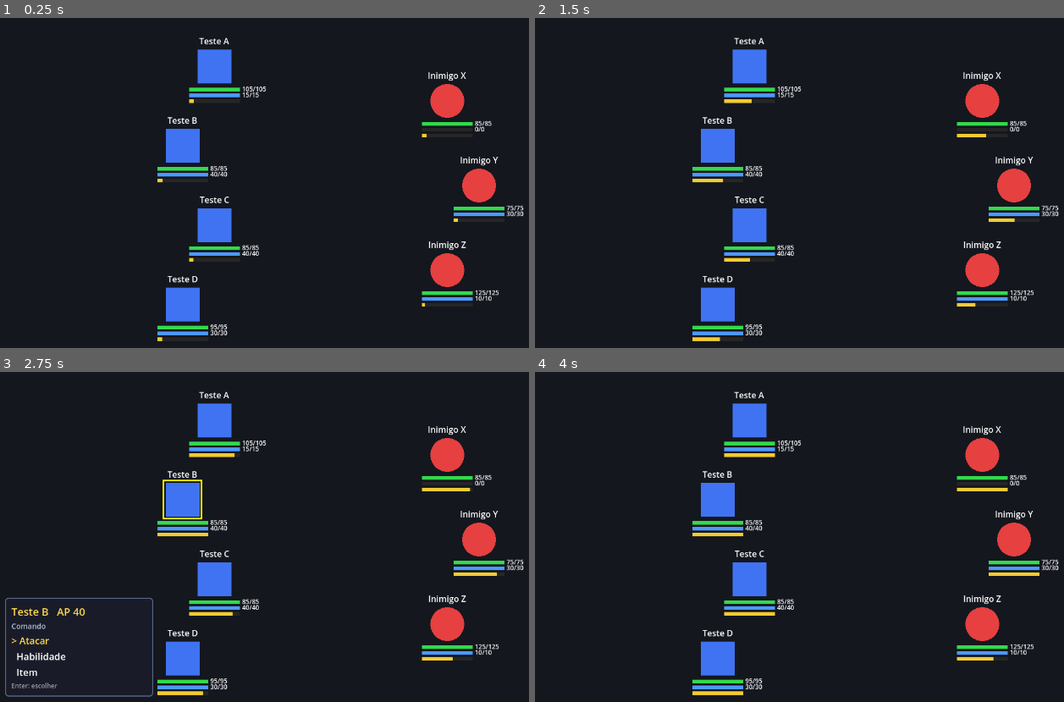
Above: before the commit, frames 1-4 (two rows, left to right).
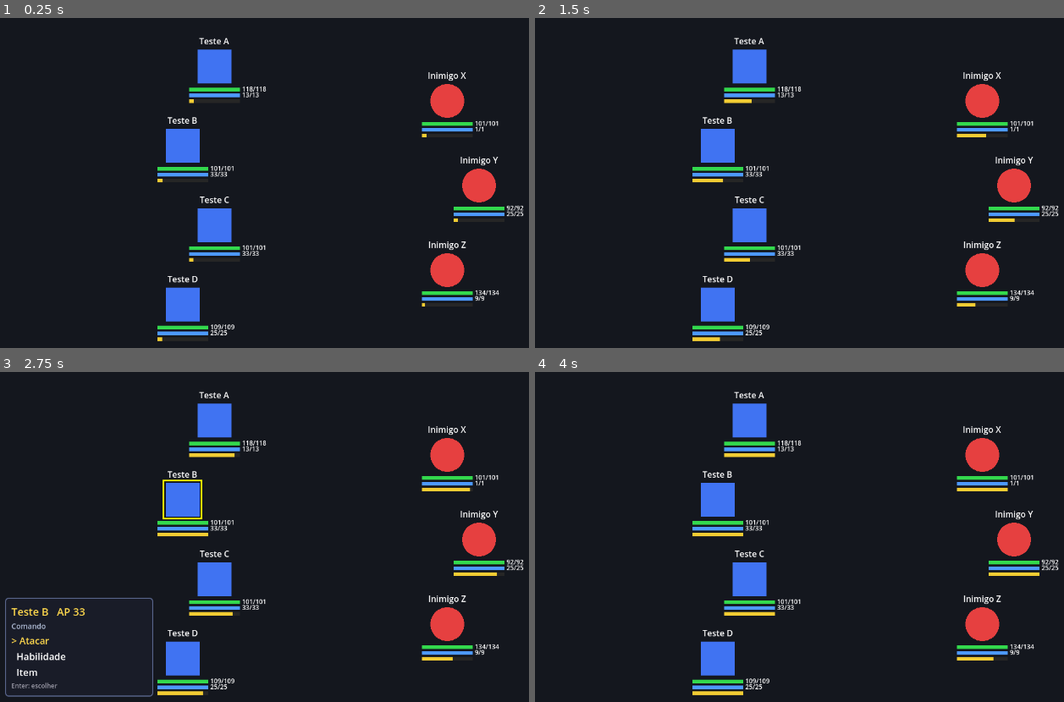
Above: after the commit, the same moments.

Repository: alexzjss/vat
Game: Godot game, scene res://battle/battle_scene.tscn
Two runs of this game, one before a commit and one after it. Both use one fixed random seed, a clock stepped at 60 frames per second and the inputs below. This scene is started directly instead of the project's main scene.
Inputs (mouse positions are in pixels of both pictures, inside the frame that each line leads up to):
- Up to frame 1 (0.25 s): no input
- Up to frame 2 (1.5 s): tap Enter (ui_accept) at 0.5, 0.77, 1.25 s; move the mouse to (1016, 166) at 0.52 s; hold Right (move_right) 0.53-1.25 s; hold Shift 0.53-1.25 s; click (1016, 166) at 0.67 s; drag from (730, 206) to (831, 262) at 1.27 s
- Up to frame 3 (2.75 s): tap Enter (ui_accept) at 2 s; move the mouse to (396, 454) at 2.02 s; hold Right (move_right) from 2.03 s (still down); tap Ctrl at 2.1 s
- Up to frame 4 (4 s): release Right (move_right) at 2.75 s; tap Enter (ui_accept) at 2.75, 3.5, 3.77 s; drag from (831, 616) to (661, 480) at 2.77 s; move the mouse to (outside the picture) at 3.52 s; hold Left (move_left) from 3.53 s (still down); tap Alt at 3.6 s

The runs differ from the first frame. In frame 1, 0.5% of the frame differs, in the area x 39-100%, y 20-97%; in frame 2, 0.5%; in frame 3, 0.5%, in the area x 13-100%, y 20-97%; in frame 4, 0.5%.

Commit message:
feat(core): formulas escolhidas como padrao do jogo
Co-Authored-By: Claude Opus 5.5 <noreply@anthropic.com>

Diff:
--- a/game/core/defs/balance_config.gd
+++ b/game/core/defs/balance_config.gd
@@ -40,43 +40,43 @@
 @export var battle_slide_time: float = 0.4
 
 # Modos de formula (M5a) - todos os coeficientes abaixo sao "valor de teste".
-@export var dr_mode: DrMode = DrMode.A
+@export var dr_mode: DrMode = DrMode.B
 @export var dr_band2_start: int = 20 # valor de teste (B)
 @export var dr_band3_start: int = 40 # valor de teste (B)
 @export var dr_band2_factor: float = 0.5 # valor de teste (B)
 @export var dr_band3_factor: float = 0.25 # valor de teste (B)
 @export var dr_smooth_limit: float = 60.0 # valor de teste (C)
 @export var dr_smooth_k: float = 30.0 # valor de teste (C)
-@export var hp_mode: HpMode = HpMode.A
+@export var hp_mode: HpMode = HpMode.B
 @export var hp_base: int = 30 # valor de teste (B, C)
 @export var hp_vit_a: int = 8 # valor de teste (B, C)
 @export var hp_lvl_b: int = 4 # valor de teste (B)
 @export var hp_vit_lvl_c: float = 0.4 # valor de teste (B)
 @export var hp_c_level_mult: float = 0.08 # valor de teste (C)
-@export var ap_mode: ApMode = ApMode.A
+@export var ap_mode: ApMode = ApMode.B
 @export var ap_aura_a: int = 4 # valor de teste (B, C)
 @export var ap_lvl_b: int = 1 # valor de teste (B)
 @export var ap_c_level_mult: float = 0.05 # valor de teste (C)
 @export var atb_mode: AtbMode = AtbMode.A
 @export var atb_turn_time: float = 4.0 # valor de teste (C)
 @export var atb_c_r: float = 20.0 # valor de teste (C)
-@export var dodge_mode: DodgeMode = DodgeMode.A
-@export var damage_mode: DamageMode = DamageMode.A
+@export var dodge_mode: DodgeMode = DodgeMode.B
+@export var damage_mode: DamageMode = DamageMode.B
 @export var dmg_ratio_k: float = 20.0 # valor de teste (B)
 @export var dmg_c_equip_factor: float = 1.0 # valor de teste (C)
-@export var variance_mode: VarianceMode = VarianceMode.A
+@export var variance_mode: VarianceMode = VarianceMode.B
 @export var variance_b: float = 0.06 # valor de teste (B)
 @export var variance_c: float = 0.12 # valor de teste (C)
-@export var xp_mode: XpMode = XpMode.A
+@export var xp_mode: XpMode = XpMode.C
 @export var xp_coef_b: int = 25 # valor de teste (B)
 @export var xp_coef_c: int = 15 # valor de teste (C)
 @export var xp_linear_c: int = 30 # valor de teste (C)
-@export var max_level: int = 0 # valor de teste (0 = sem limite; opcoes 50, 99)
+@export var max_level: int = 99 # valor de teste (0 = sem limite; opcoes 50, 99)
 @export var revive_mode: ReviveMode = ReviveMode.A
 @export var revive_b: float = 0.5 # valor de teste (B)
 @export var revive_c_flat: int = 10 # valor de teste (C)
 @export var revive_c_pct: float = 0.10 # valor de teste (C)
-@export var poison_mode: PoisonMode = PoisonMode.A
+@export var poison_mode: PoisonMode = PoisonMode.B
 @export var poison_pct: float = 0.06 # valor de teste (B, C)
 @export var duration_mode: DurationMode = DurationMode.A
 @export var duration_table: Dictionary[StringName, int] = {&"poison": 4, &"sleep": 2, &"paralysis": 2, &"haste": 4, &"slow": 3, &"barrier": 4, &"str_up": 3} # valor de teste (B)
--- a/game/data/test/balance.tres
+++ b/game/data/test/balance.tres
@@ -4,3 +4,15 @@
 
 [resource]
 script = ExtResource("1_r")
+dr_mode = 1
+hp_mode = 1
+ap_mode = 1
+atb_mode = 0
+damage_mode = 1
+variance_mode = 1
+dodge_mode = 1
+xp_mode = 2
+max_level = 99
+revive_mode = 0
+poison_mode = 1
+duration_mode = 0
--- a/game/tests/fixtures.gd
+++ b/game/tests/fixtures.gd
@@ -18,6 +18,18 @@
 	c.control_value_per_turn = 10
 	c.item_cast_time = 0.6
 	c.item_impact_time = 0.3
+	c.dr_mode = BalanceConfig.DrMode.A
+	c.hp_mode = BalanceConfig.HpMode.A
+	c.ap_mode = BalanceConfig.ApMode.A
+	c.atb_mode = BalanceConfig.AtbMode.A
+	c.damage_mode = BalanceConfig.DamageMode.A
+	c.variance_mode = BalanceConfig.VarianceMode.A
+	c.dodge_mode = BalanceConfig.DodgeMode.A
+	c.xp_mode = BalanceConfig.XpMode.A
+	c.max_level = 0
+	c.revive_mode = BalanceConfig.ReviveMode.A
+	c.poison_mode = BalanceConfig.PoisonMode.A
+	c.duration_mode = BalanceConfig.DurationMode.A
 	return c
 
 static func hit(potency: float, shape: AbilityDef.Shape = AbilityDef.Shape.SINGLE) -> AbilityDef:
--- /dev/null
+++ b/game/tests/test_chosen_formulas.gd
@@ -0,0 +1,36 @@
+extends GutTest
+
+func _assert_chosen(c: BalanceConfig) -> void:
+	assert_eq(c.dr_mode, BalanceConfig.DrMode.B)
+	assert_eq(c.hp_mode, BalanceConfig.HpMode.B)
+	assert_eq(c.ap_mode, BalanceConfig.ApMode.B)
+	assert_eq(c.atb_mode, BalanceConfig.AtbMode.A)
+	assert_eq(c.damage_mode, BalanceConfig.DamageMode.B)
+	assert_eq(c.variance_mode, BalanceConfig.VarianceMode.B)
+	assert_eq(c.dodge_mode, BalanceConfig.DodgeMode.B)
+	assert_eq(c.xp_mode, BalanceConfig.XpMode.C)
+	assert_eq(c.max_level, 99)
+	assert_eq(c.revive_mode, BalanceConfig.ReviveMode.A)
+	assert_eq(c.poison_mode, BalanceConfig.PoisonMode.B)
+	assert_eq(c.duration_mode, BalanceConfig.DurationMode.A)
+
+func test_game_uses_chosen_modes() -> void:
+	_assert_chosen(load("res://data/test/balance.tres") as BalanceConfig)
+
+func test_balance_config_defaults_are_chosen() -> void:
+	_assert_chosen(BalanceConfig.new())
+
+func test_fixtures_pin_mode_a() -> void:
+	var c := Fixtures.cfg()
+	assert_eq(c.dr_mode, BalanceConfig.DrMode.A)
+	assert_eq(c.hp_mode, BalanceConfig.HpMode.A)
+	assert_eq(c.ap_mode, BalanceConfig.ApMode.A)
+	assert_eq(c.atb_mode, BalanceConfig.AtbMode.A)
+	assert_eq(c.damage_mode, BalanceConfig.DamageMode.A)
+	assert_eq(c.variance_mode, BalanceConfig.VarianceMode.A)
+	assert_eq(c.dodge_mode, BalanceConfig.DodgeMode.A)
+	assert_eq(c.xp_mode, BalanceConfig.XpMode.A)
+	assert_eq(c.max_level, 0)
+	assert_eq(c.revive_mode, BalanceConfig.ReviveMode.A)
+	assert_eq(c.poison_mode, BalanceConfig.PoisonMode.A)
+	assert_eq(c.duration_mode, BalanceConfig.DurationMode.A)
--- a/game/tests/test_formula_modes_damage.gd
+++ b/game/tests/test_formula_modes_damage.gd
@@ -7,8 +7,8 @@
 func _dmg(roll: float = 0.5, str_eff: int = 10, vit: int = 4, equip: int = 0) -> int:
 	return EffectMath.damage(e, str_eff, vit, equip, cfg, ScriptedDice.new([roll]))
 func test_modes_default_to_a() -> void:
-	assert_eq(BalanceConfig.new().damage_mode, BalanceConfig.DamageMode.A)
-	assert_eq(BalanceConfig.new().variance_mode, BalanceConfig.VarianceMode.A)
+	assert_eq(cfg.damage_mode, BalanceConfig.DamageMode.A)
+	assert_eq(cfg.variance_mode, BalanceConfig.VarianceMode.A)
 func test_damage_mode_a_unchanged() -> void:
 	assert_eq(_dmg(), 28) # 30 - floor(2.0)
 func test_damage_mode_b_ratio() -> void:
--- a/game/tests/test_formula_modes_progress.gd
+++ b/game/tests/test_formula_modes_progress.gd
@@ -14,7 +14,7 @@
 	return HeroState.create(Fixtures.hero_def(&"a", Stats.make(5, 5, 5, 5)), cfg)
 
 func test_defaults_are_mode_a() -> void:
-	var c := BalanceConfig.new()
+	var c := Fixtures.cfg()
 	assert_eq(c.xp_mode, BalanceConfig.XpMode.A)
 	assert_eq(c.revive_mode, BalanceConfig.ReviveMode.A)
 	assert_eq(c.poison_mode, BalanceConfig.PoisonMode.A)
--- a/game/tests/test_formula_modes_speed.gd
+++ b/game/tests/test_formula_modes_speed.gd
@@ -5,8 +5,8 @@
 func _c(id: StringName, spd: int) -> Combatant:
 	return Combatant.from_enemy(Fixtures.enemy_def(id, Stats.make(1, spd, 1, 1)), id, Vector2.ZERO, cfg)
 func test_speed_modes_default_to_a() -> void:
-	assert_eq(BalanceConfig.new().atb_mode, BalanceConfig.AtbMode.A)
-	assert_eq(BalanceConfig.new().dodge_mode, BalanceConfig.DodgeMode.A)
+	assert_eq(cfg.atb_mode, BalanceConfig.AtbMode.A)
+	assert_eq(cfg.dodge_mode, BalanceConfig.DodgeMode.A)
 func test_atb_mode_a_unchanged() -> void:
 	assert_almost_eq(StatCalculator.atb_rate(_c(&"a", 10), cfg), 0.4, 0.0001)
 	assert_almost_eq(StatCalculator.atb_rate(_c(&"a", 10), cfg, 99.0), 0.4, 0.0001)
--- a/game/tests/test_formula_modes_stats.gd
+++ b/game/tests/test_formula_modes_stats.gd
@@ -7,7 +7,7 @@
 	h.level = level
 	return Combatant.from_hero(h, Vector2.ZERO)
 func test_default_modes_are_a() -> void:
-	var fresh := BalanceConfig.new()
+	var fresh := Fixtures.cfg()
 	assert_eq(fresh.dr_mode, BalanceConfig.DrMode.A)
 	assert_eq(fresh.hp_mode, BalanceConfig.HpMode.A)
 	assert_eq(fresh.ap_mode, BalanceConfig.ApMode.A)
Not shown, added: game/tests/test_chosen_formulas.gd.uid
